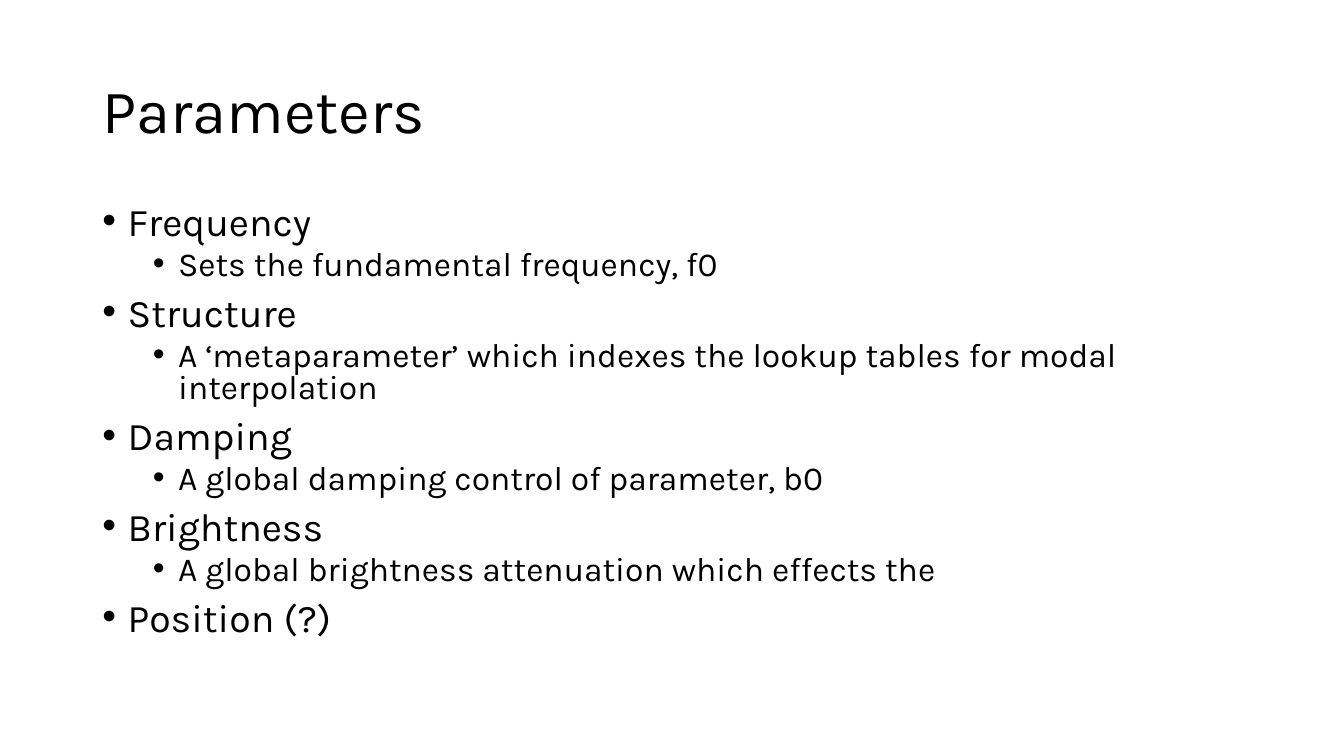
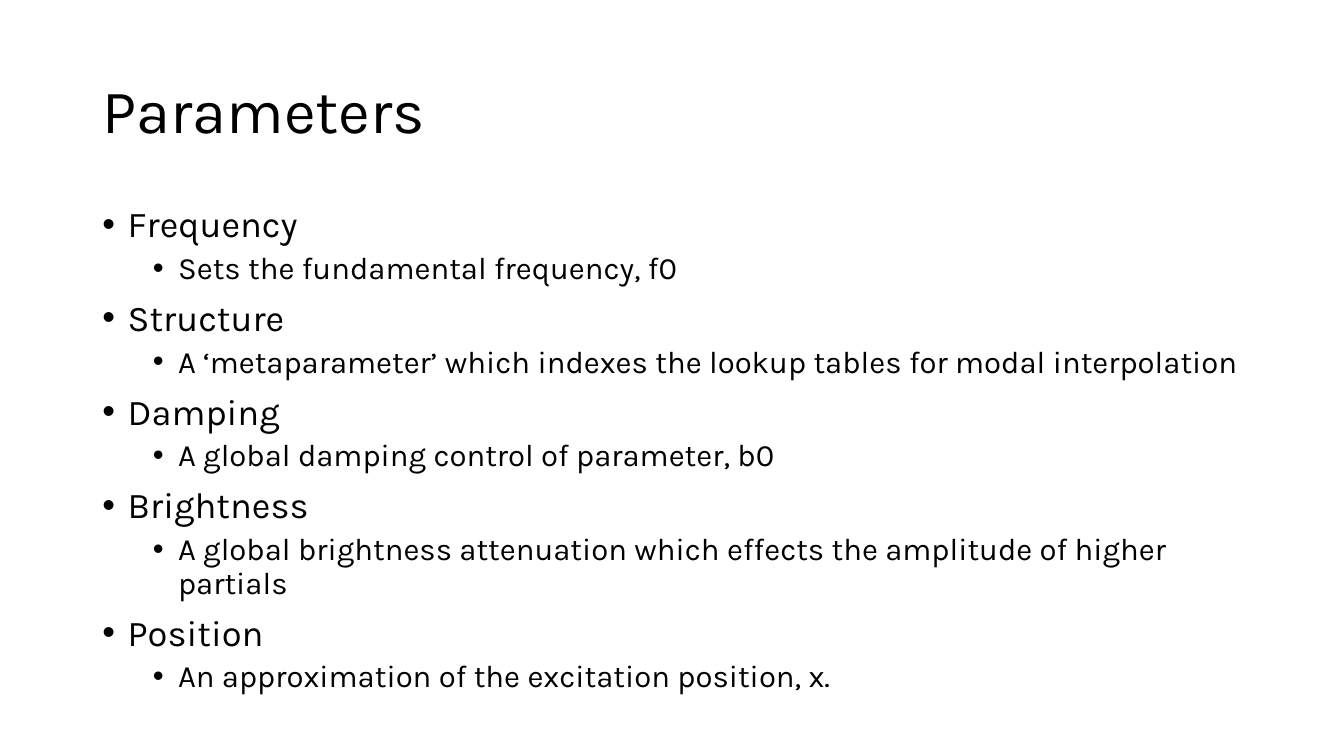
Before and after one commit to chloepxj/audio-programming-project, a slide deck: slide 5 of Demo/Audio Programming Project.pptx. Drawn at 1344x756 pixels with LibreOffice and Linux fonts; fonts in the diff are those of the drawing. Boxes give left, top, right and bottom in pixels: in the first picture for what was removed or moved away, otherwise in the second. Text is boxed around its words. In the diff, an @@ line names an element or a change of style, - is before the commit and + after.

```diff
--- a/Demo/Audio Programming Project.pptx
+++ b/Demo/Audio Programming Project.pptx
@@ text at (128, 214, 1237, 527): size 28 to 25.9 pt in "Frequency", "Structure", "Damping", "Brightness"; size 24 to 22.2 pt in "Sets the fundamental frequency, f0", "A ‘metaparameter’ which indexes the lookup tables ...", "A global damping control of parameter, b0"; line spacing 0.8 to 0.9 @@
@@ text at (128, 538, 1166, 695): text changed; size 24 to 22.2 pt @@
-  • A global brightness attenuation which effects the
-• Position (?)
+  • A global brightness attenuation which effects the amplitude of higher partials
+• Position
+  • An approximation of the excitation position, x.
```
Also in this commit, not shown: 4 other slides changed.
